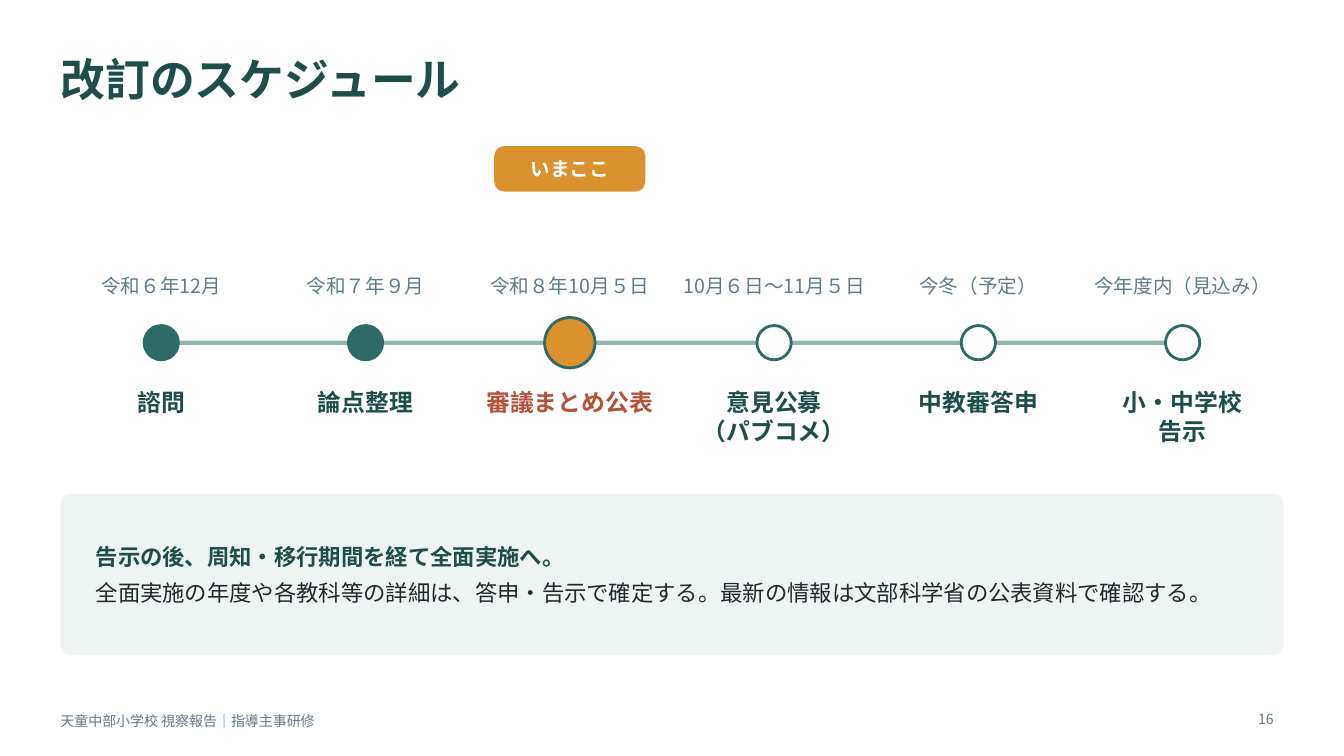
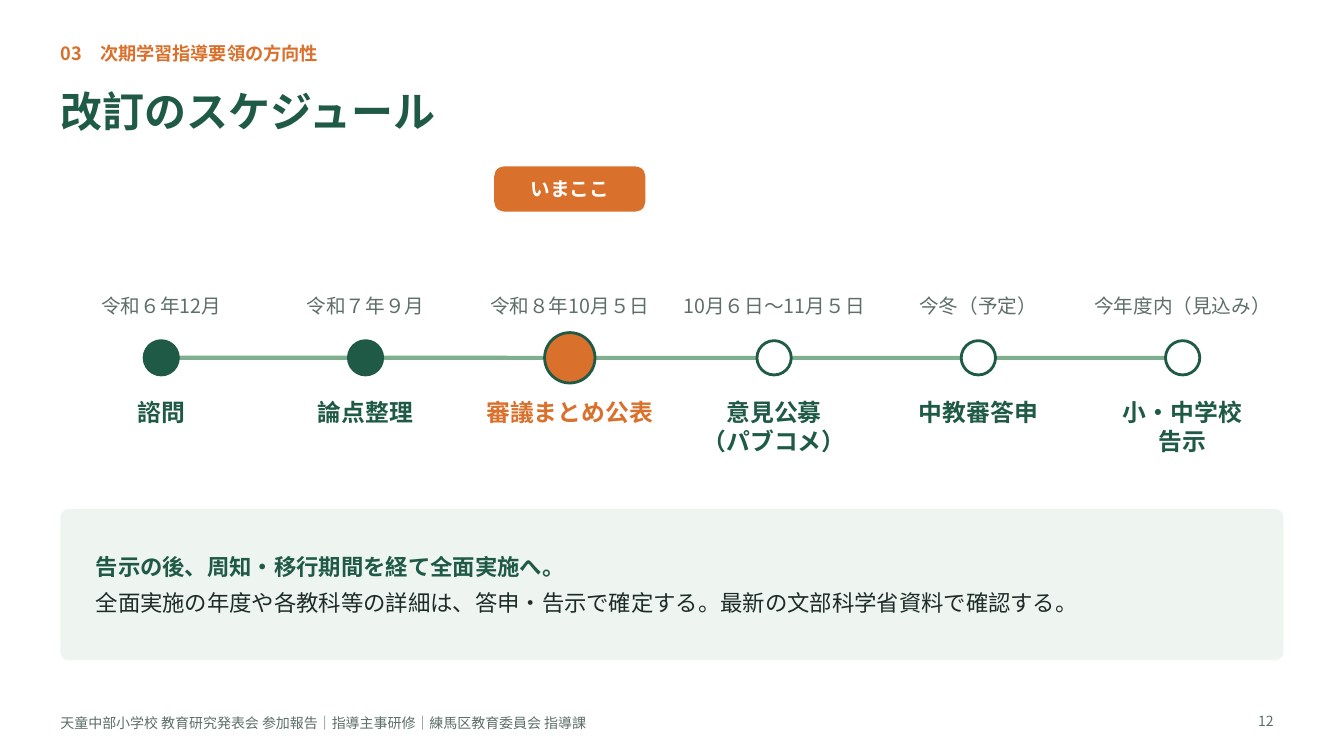
Before and after one commit to contynet730-star/con30, a slide deck: slide 12 of 天童中部小学校視察/081014_天童中部小学校_指導主事研修スライド.pptx (slide 16 before the commit). Drawn at 1344x756 pixels with LibreOffice and Linux fonts; fonts in the diff are those of the drawing. Boxes give left, top, right and bottom in pixels: in the first picture for what was removed or moved away, otherwise in the second. Text is boxed around its words. In the diff, an @@ line names an element or a change of style, - is before the commit and + after.

```diff
--- a/天童中部小学校視察/081014_天童中部小学校_指導主事研修スライド.pptx
+++ b/天童中部小学校視察/081014_天童中部小学校_指導主事研修スライド.pptx
@@ text added at (60, 44, 318, 62), 13 pt, text #D9702C, bold @@
+03 次期学習指導要領の方向性
@@ title "改訂のスケジュール": place and size @@
-title "改訂のスケジュール" at (60, 58, 460, 100)
+title "改訂のスケジュール" at (60, 91, 435, 131)
@@ title "改訂のスケジュール" at (60, 91, 435, 131): size 32 to 30 pt, text colour #1E4D4A to #1F5A47 @@
@@ 7 texts, 1 rounded rectangle: place and size @@
-7 texts, 1 rounded rectangle at (101, 146, 1271, 295)
+7 texts, 1 rounded rectangle at (101, 166, 1271, 315)
@@ rounded rectangle at (494, 166, 645, 212): fill #D9922E to #D9702C @@
@@ text colour #5E7C8A to #5E6E68 in 6 elements at (101, 296, 221, 315), (307, 296, 425, 315), (490, 296, 649, 315), (683, 297, 864, 315), (919, 296, 1037, 315), (1094, 296, 1271, 315) @@
@@ ellipse at (144, 341, 178, 375): fill #2E6B66 to #1F5A47; outline #2E6B66 2 pt to #1F5A47 2 pt @@
@@ line (161, 358) - (1183, 358): stroke #8FB8AE 3 pt to #7FAF8E 3 pt @@
@@ ellipse at (349, 341, 383, 375): fill #2E6B66 to #1F5A47; outline #2E6B66 2 pt to #1F5A47 2 pt @@
@@ ellipse at (544, 333, 595, 383): fill #D9922E to #D9702C; outline #2E6B66 2 pt to #1F5A47 2 pt @@
@@ 6 ellipses, 1 line: place and size @@
-6 ellipses, 1 line at (144, 318, 1200, 368)
+6 ellipses, 1 line at (144, 333, 1200, 383)
@@ outline #2E6B66 2 pt to #1F5A47 2 pt in 3 elements at (757, 341, 791, 375), (962, 341, 996, 375), (1166, 341, 1200, 375) @@
@@ text colour #1E4D4A to #1F5A47 in 5 elements at (318, 401, 413, 423), (703, 400, 846, 453), (919, 400, 1038, 423), (1123, 400, 1242, 453), (137, 401, 185, 423) @@
@@ text "審議まとめ公表" at (486, 400, 653, 423): text colour #B5523B to #D9702C @@
@@ rounded rectangle: place and size @@
-rounded rectangle at (60, 494, 1284, 655)
+rounded rectangle at (60, 509, 1284, 660)
@@ rounded rectangle at (60, 509, 1284, 660): fill #EEF4F2 to #EEF4F0; proportions changed @@
@@ 7 texts: place and size @@
-7 texts at (96, 390, 1242, 603)
+7 texts at (96, 400, 1242, 613)
@@ text at (96, 556, 565, 577): text colour #1E4D4A to #1F5A47 in "告示の後、周知・移行期間を経て全面実施へ。" @@
@@ text at (96, 592, 1078, 613): text changed; text colour #1F2A2E to #1E2B27 @@
-全面実施の年度や各教科等の詳細は、答申・告示で確定する。最新の情報は文部科学省の公表資料で確認する。
+全面実施の年度や各教科等の詳細は、答申・告示で確定する。最新の文部科学省資料で確認する。
@@ text at (60, 716, 586, 730): text changed; text colour #5E7C8A to #5E6E68 @@
-天童中部小学校 視察報告｜指導主事研修
+天童中部小学校 教育研究発表会 参加報告｜指導主事研修｜練馬区教育委員会 指導課
@@ page number removed at (1258, 713, 1274, 724) @@
-16
@@ page number added at (1258, 715, 1274, 726), 10 pt, text #5E6E68 @@
+12
```
Also in this commit, not shown: 5 other slides changed, 11 slides added, 18 slides removed.
